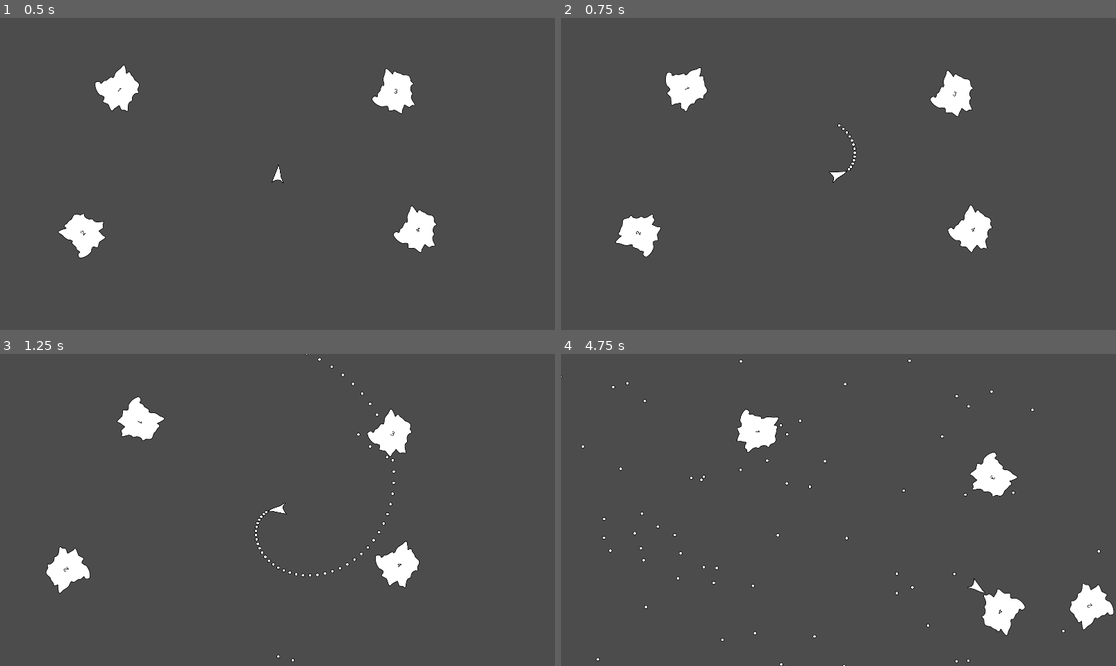
Above: before the commit, frames 1-4 (two rows, left to right).
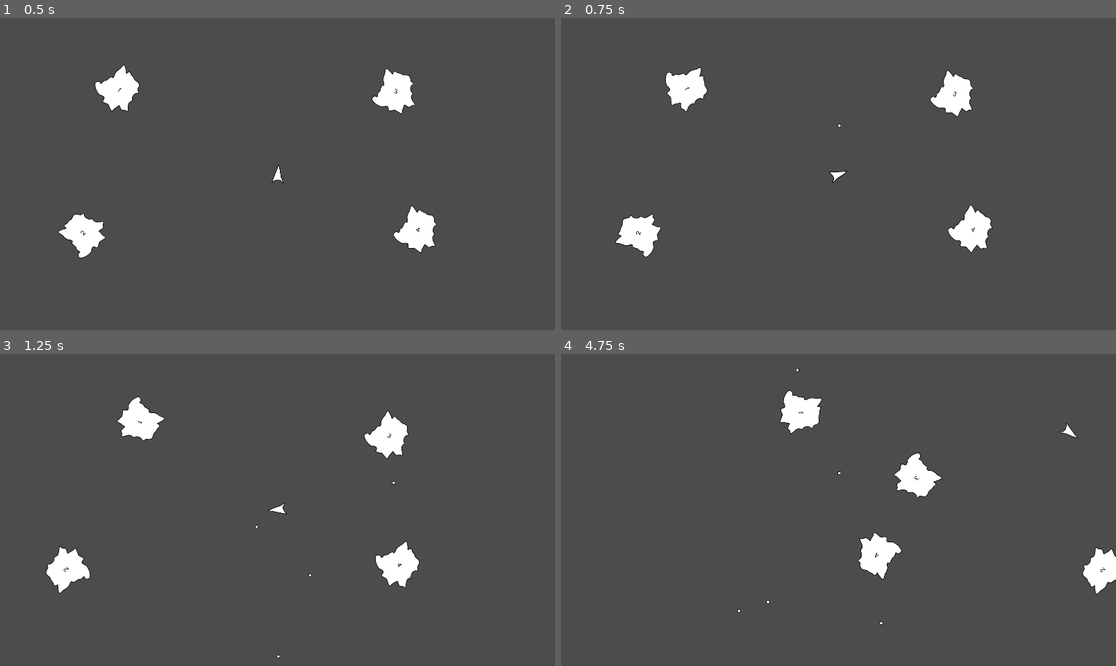
Above: after the commit, the same moments.

Repository: ETdoFresh/kasteroids
Game: Godot game, scene res://world.tscn
Same seed, same stepped clock (60 frames per second), same inputs: the game is played once before the commit and once after it.
Inputs:
- Up to frame 1 (0.5 s): no input
- Up to frame 2 (0.75 s): tap Enter at 0.5 s; hold D (player_right) from 0.53 s (still down); hold Space (player_fire) from 0.53 s (still down)
- Up to frame 3 (1.25 s): keep holding D (player_right); keep holding Space (player_fire)
- Up to frame 4 (4.75 s): release D (player_right) at 1.28 s; release Space (player_fire) at 1.28 s; hold Down (player_down) 1.28-2.03 s; tap Ctrl at 1.35 s; hold D (player_right) 2.03-2.78 s; tap R at 2.1, 4.35 s; hold Up (player_up) 2.78-3.53 s; tap Space (player_fire) at 2.85 s; hold Ctrl 3.53-4.28 s; hold A (player_left) from 3.53 s (still down)

Frame 1 is identical in both runs. In frame 2, less than 0.1% of the frame differs, in the area x 49-54%, y 33-49%; in frame 3, 0.6%; in frame 4, 5.8%, in the area x 0-100%, y 1-100%.

Commit message:
Add cooldown to ship shooting. Close #98

Diff:
--- a/functions/bullet.gd
+++ b/functions/bullet.gd
@@ -5,9 +5,13 @@
 
 static func shoot_bullets(objects: Array, world: Node) -> Array:
     var new_objects = objects.duplicate()
-    for ship in objects:
+    for i in range(objects.size()):
+        var ship = objects[i].duplicate()
         if not SHIP.is_ship(ship): continue
+        if not SHIP.is_ready_to_fire(ship): continue
         if ship.input.fire:
+            ship.cooldown_timer = ship.cooldown
+            new_objects[i] = ship
             var new_bullet = SceneMap.get_scene("Bullet").instance()
             world.add_child(new_bullet)
             new_bullet.position = ship.gun.global_position
--- a/functions/node.gd
+++ b/functions/node.gd
@@ -28,6 +28,8 @@
     if "randomize_linear_velocity" in child_node: object["randomize_linear_velocity"] = child_node.randomize_linear_velocity
     if "randomize_scale" in child_node: object["randomize_scale"] = child_node.randomize_scale
     if "gun" in child_node: object["gun"] = child_node.gun
+    if "cooldown" in child_node: object["cooldown"] = child_node.cooldown
+    if "cooldown_timer" in child_node: object["cooldown_timer"] = child_node.cooldown_timer
     if child_node is KinematicBody2D: object["node"] = child_node
     return object
 
--- a/functions/ship.gd
+++ b/functions/ship.gd
@@ -1,10 +1,19 @@
 class_name ShipFunctions
+
+static func update(ship: Dictionary, delta: float) -> Dictionary:
+    if not is_ship(ship): return ship
+    ship = apply_input(ship, delta)
+    ship = limit_speed(ship)
+    ship = cooldown(ship, delta)
+    return ship
 
 static func is_ship(object : Dictionary) -> bool:
     return "type" in object and object.type == "Ship"
 
+static func is_ready_to_fire(ship: Dictionary) -> bool:
+    return ship.cooldown_timer <= 0
+
 static func apply_input(ship : Dictionary, delta: float) -> Dictionary:
-    if not is_ship(ship): return ship
     ship = ship.duplicate()
     var thrust = Vector2(0, ship.input.vertical * ship.speed)
     var linear_acceleration = thrust.rotated(ship.rotation)
@@ -15,8 +24,13 @@
     return ship
 
 static func limit_speed(ship : Dictionary) -> Dictionary:
-    if not is_ship(ship): return ship
     ship = ship.duplicate()
     if ship.linear_velocity.length() > ship.speed:
         ship.linear_velocity = ship.linear_velocity.normalized() * ship.speed
     return ship
+
+static func cooldown(ship: Dictionary, delta: float) -> Dictionary:
+    if ship.cooldown_timer > 0:
+        ship = ship.duplicate()
+        ship.cooldown_timer -= delta
+    return ship
--- a/functions/state.gd
+++ b/functions/state.gd
@@ -28,9 +28,8 @@
 
 static func simulate(state: Dictionary, delta: float, world: Node) -> Dictionary:
     state = DICTIONARY.update(state, "tick", state.tick + 1)
-    state.objects = LIST.map1(state.objects, funcref(SHIP, "apply_input"), delta)
+    state.objects = LIST.map1(state.objects, funcref(SHIP, "update"), delta)
     state.objects = BULLET.shoot_bullets(state.objects, world)
-    state.objects = LIST.map(state.objects, funcref(SHIP, "limit_speed"))
     state.objects = PHYSICS.simulate(state.objects, delta)
     state.objects = LIST.map(state.objects, funcref(WRAP, "wrap"))
     state.objects = LIST.map(state.objects, funcref(SOUND, "play_collision_sound")) # Side-effect
--- a/scenes/ship/ship_data.gd
+++ b/scenes/ship/ship_data.gd
@@ -8,8 +8,10 @@
 export var angular_velocity = 0.0
 export var mass = 1.0
 export var bounce_coeff = 0.7
+export var cooldown = 0.2
 
 var id = -1
+var cooldown_timer = 0.0
 
 onready var collision_shapes_2d = []
 onready var input = $Input
Not shown: 6 places in world.tscn that only renumber resources
